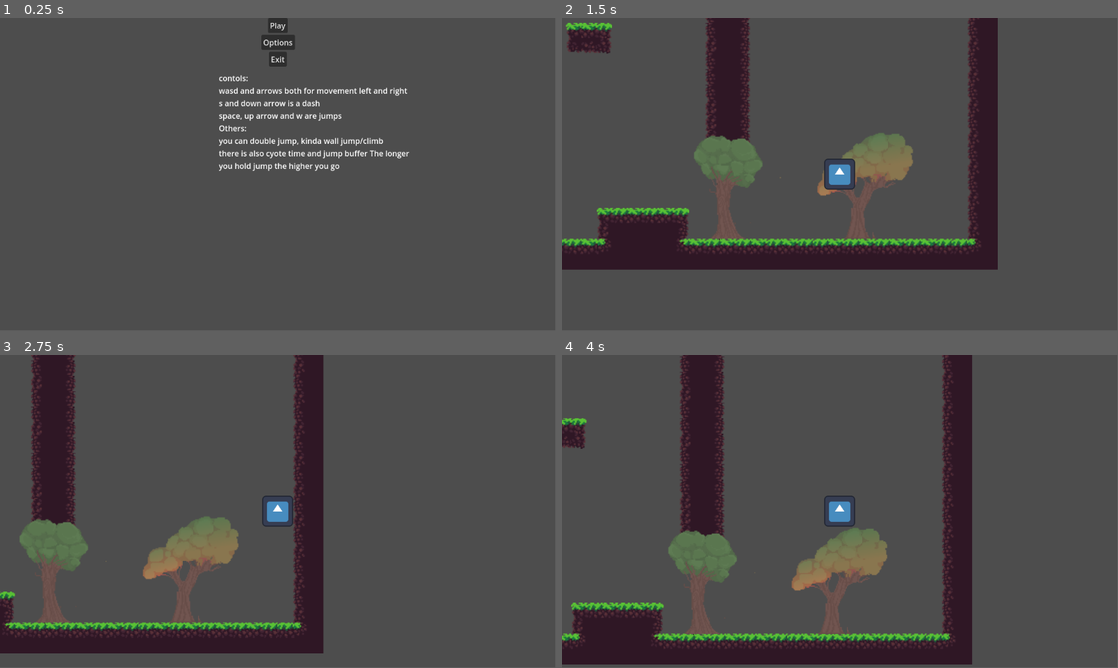
Above: before the commit, frames 1-4 (two rows, left to right).
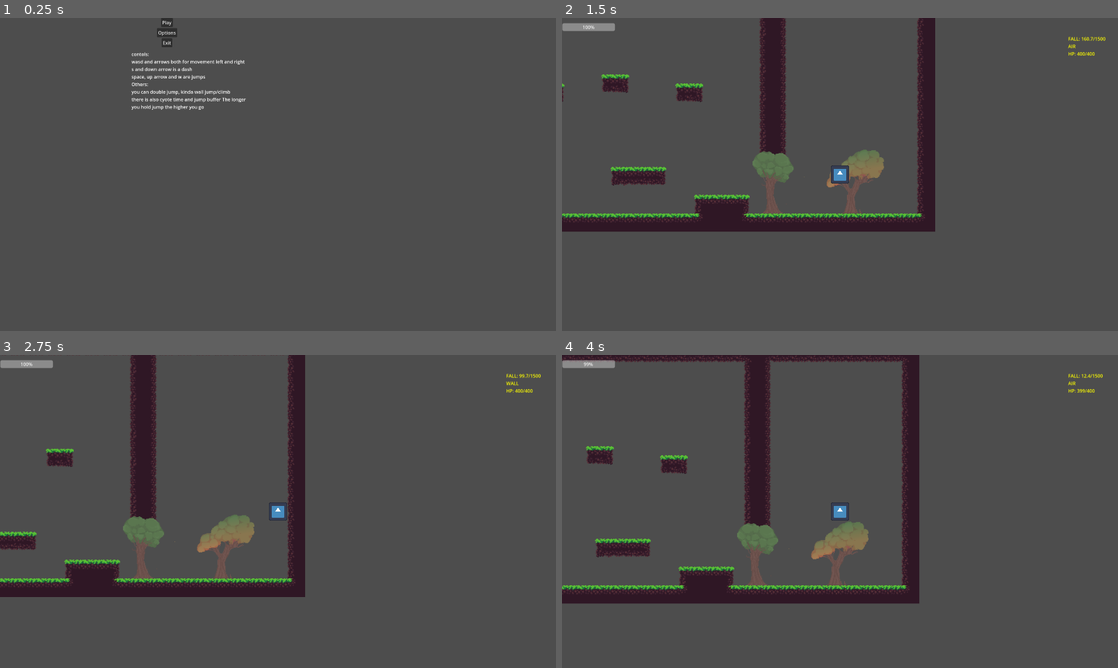
Above: after the commit, the same moments.

Repository: Verntit/level2
Game: Godot game, scene res://menu/main_menu.tscn
The game is run twice, just before and just after one commit, with the same random seed, the same clock (stepped at 60 frames per second) and the same inputs. The engine's default icon, where the game draws it, is replaced by a stand-in: a white triangle on a blue panel in a dark square.
Inputs (mouse positions are in pixels of both pictures, inside the frame that each line leads up to):
- Up to frame 1 (0.25 s): no input
- Up to frame 2 (1.5 s): click "Play" at 0.5 s; tap Enter at 1.25 s; move the mouse to (962, 158) at 1.27 s; hold Right (RIGHT) from 1.28 s (still down); tap Up (JUMP) at 1.35 s; click (962, 158) at 1.42 s
- Up to frame 3 (2.75 s): keep holding Right (RIGHT); tap Up (JUMP) at 1.52, 1.82, 2.27, 2.3, 2.57 s; move the mouse to (166, 527) at 2.02 s; tap Shift (DASH) at 2.1 s
- Up to frame 4 (4 s): move the mouse to (895, 442) at 2.77 s; release Right (RIGHT) at 2.78 s; hold Left (LEFT) 2.78-3.53 s; hold T 2.78-3.53 s; tap Up (JUMP) at 3.05, 3.6, 3.77 s; move the mouse to (812, 574) at 3.52 s; hold Right (RIGHT) from 3.53 s (still down); click (812, 574) at 3.67 s
In our replay, the window is 799x449 before the commit and 800x450 after it. These sizes can differ from the game's own. Grey fills any space a smaller window leaves; there, only what the larger window draws over its background counts as a difference.

The runs differ from the first frame. In frame 1, 3.1% of the frame differs, in the area x 23-74%, y 0-49%; in frame 2, 29%; in frame 3, 25%; in frame 4, 34%, in the area x 0-98%, y 0-99%.

Commit message:
fixed a few things

Diff:
--- a/SCRIPT/PLAYER.gd
+++ b/SCRIPT/PLAYER.gd
@@ -242,7 +242,7 @@
 			velocity.y = JUMP_VELOCITY
 			double_jump_available = true
 			can_coyote_jump = false
-		elif can_wall_jump and wall_jump_count < 3:
+		elif can_wall_jump and wall_jump_count < 5:
 			velocity.y = wall_jump_force
 			wall_jump_count += 1
 			print("wall_jump_count", wall_jump_count)
--- a/project.godot
+++ b/project.godot
@@ -12,35 +12,41 @@
 
 config/name="NCEA_Harrison_T_GAME"
 run/main_scene="res://menu/main_menu.tscn"
-config/features=PackedStringArray("4.1", "GL Compatibility")
+config/features=PackedStringArray("4.5", "GL Compatibility")
 config/icon="res://icon.svg"
+
+[display]
+
+window/size/viewport_width=1920
+window/size/viewport_height=1080
+window/stretch/mode="viewport"
 
 [input]
 
 DASH={
 "deadzone": 0.5,
-"events": [Object(InputEventKey,"resource_local_to_scene":fa …(175 unchanged characters)… ode":4194325,"key_label":0,"unicode":0,"echo":false,"script":null)
-, Object(InputEventKey,"resource_local_to_scene":false,"reso …(166 unchanged characters)… ode":4194322,"key_label":0,"unicode":0,"echo":false,"script":null)
-, Object(InputEventKey,"resource_local_to_scene":false,"reso …(163 unchanged characters)… eycode":83,"key_label":0,"unicode":115,"echo":false,"script":null)
+"events": [Object(InputEventKey,"resource_local_to_scene":fa …(175 unchanged characters)… ode":4194325,"key_label":0,"unicode":0,"location":0,"echo":false,"script":null)
+, Object(InputEventKey,"resource_local_to_scene":false,"reso …(166 unchanged characters)… ode":4194322,"key_label":0,"unicode":0,"location":0,"echo":false,"script":null)
+, Object(InputEventKey,"resource_local_to_scene":false,"reso …(163 unchanged characters)… eycode":83,"key_label":0,"unicode":115,"location":0,"echo":false,"script":null)
 ]
 }
 LEFT={
 "deadzone": 0.5,
-"events": [Object(InputEventKey,"resource_local_to_scene":fa …(175 unchanged characters)… ode":4194319,"key_label":0,"unicode":0,"echo":false,"script":null)
-, Object(InputEventKey,"resource_local_to_scene":false,"reso …(162 unchanged characters)… keycode":65,"key_label":0,"unicode":97,"echo":false,"script":null)
+"events": [Object(InputEventKey,"resource_local_to_scene":fa …(175 unchanged characters)… ode":4194319,"key_label":0,"unicode":0,"location":0,"echo":false,"script":null)
+, Object(InputEventKey,"resource_local_to_scene":false,"reso …(162 unchanged characters)… keycode":65,"key_label":0,"unicode":97,"location":0,"echo":false,"script":null)
 ]
 }
 RIGHT={
 "deadzone": 0.5,
-"events": [Object(InputEventKey,"resource_local_to_scene":fa …(175 unchanged characters)… ode":4194321,"key_label":0,"unicode":0,"echo":false,"script":null)
-, Object(InputEventKey,"resource_local_to_scene":false,"reso …(163 unchanged characters)… eycode":68,"key_label":0,"unicode":100,"echo":false,"script":null)
+"events": [Object(InputEventKey,"resource_local_to_scene":fa …(175 unchanged characters)… ode":4194321,"key_label":0,"unicode":0,"location":0,"echo":false,"script":null)
+, Object(InputEventKey,"resource_local_to_scene":false,"reso …(163 unchanged characters)… eycode":68,"key_label":0,"unicode":100,"location":0,"echo":false,"script":null)
 ]
 }
 JUMP={
 "deadzone": 0.5,
-"events": [Object(InputEventKey,"resource_local_to_scene":fa …(175 unchanged characters)… ode":4194320,"key_label":0,"unicode":0,"echo":false,"script":null)
-, Object(InputEventKey,"resource_local_to_scene":false,"reso …(162 unchanged characters)… keycode":32,"key_label":0,"unicode":32,"echo":false,"script":null)
-, Object(InputEventKey,"resource_local_to_scene":false,"reso …(163 unchanged characters)… eycode":87,"key_label":0,"unicode":119,"echo":false,"script":null)
+"events": [Object(InputEventKey,"resource_local_to_scene":fa …(175 unchanged characters)… ode":4194320,"key_label":0,"unicode":0,"location":0,"echo":false,"script":null)
+, Object(InputEventKey,"resource_local_to_scene":false,"reso …(162 unchanged characters)… keycode":32,"key_label":0,"unicode":32,"location":0,"echo":false,"script":null)
+, Object(InputEventKey,"resource_local_to_scene":false,"reso …(163 unchanged characters)… eycode":87,"key_label":0,"unicode":119,"location":0,"echo":false,"script":null)
 ]
 }
 
--- a/scene/the_base.tscn
+++ b/scene/the_base.tscn
@@ -724,10 +724,11 @@
 layer_0/tile_data = PackedInt32Array(17367026, 720896, 9, 17432562, 720896, 10, 17498098, 720896, 11, 17301491, 786432, …(459 unchanged characters)…
 
 [node name="PLAYER" parent="." instance=ExtResource("1_oggvq")]
-position = Vector2(700, -5363)
+position = Vector2(7, 1044)
 
 [node name="TileMap" parent="." instance=ExtResource("2_8fqgc")]
 position = Vector2(-3, -5)
+rendering_quadrant_size = 32
 layer_0/tile_data = PackedInt32Array(4456438, 393217, 0, 4521974, 393216, 1, 4456439, 65536, 0, 4521975, 589825, 1, 445 …(150549 unchanged characters)…
 
 [node name="Background music" parent="." instance=ExtResource("3_aj5bk")]
Not shown, changed: GAME/Index.apple-touch-icon.png.import
Not shown, changed: GAME/Index.icon.png.import
Not shown, changed: GAME/Index.png.import
Not shown, added: SCRIPT/Checkpoint.gd.uid
Not shown, added: SCRIPT/GameOverOverlay.gd.uid
Not shown, added: SCRIPT/Options.gd.uid
Not shown, added: SCRIPT/PLAYER.gd.uid
Not shown, added: SCRIPT/Player_spawner.gd.uid
Not shown, added: SCRIPT/Vanishing platform.gd.uid
Not shown, added: SCRIPT/main_menu.gd.uid
Not shown, added: SCRIPT/moving_platform.gd.uid
Not shown, added: SCRIPT/portalstuff.gd.uid
(and 56 more such lines)
